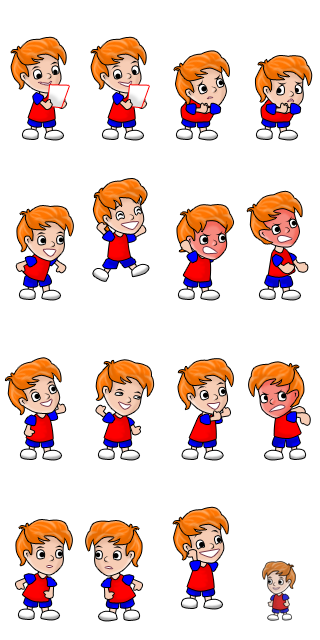
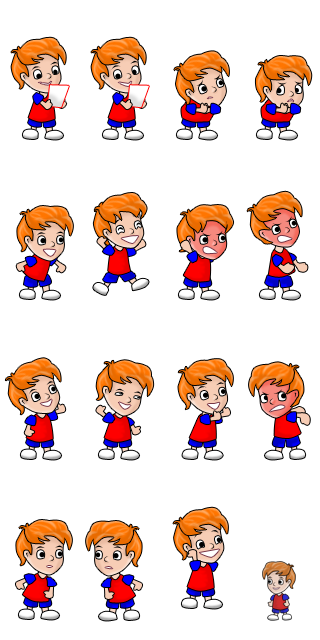
The second w=320, h=640 image is a revision of the first. Changes to its layers:
painted on "Слой 49" over [92, 178, 150, 296]
